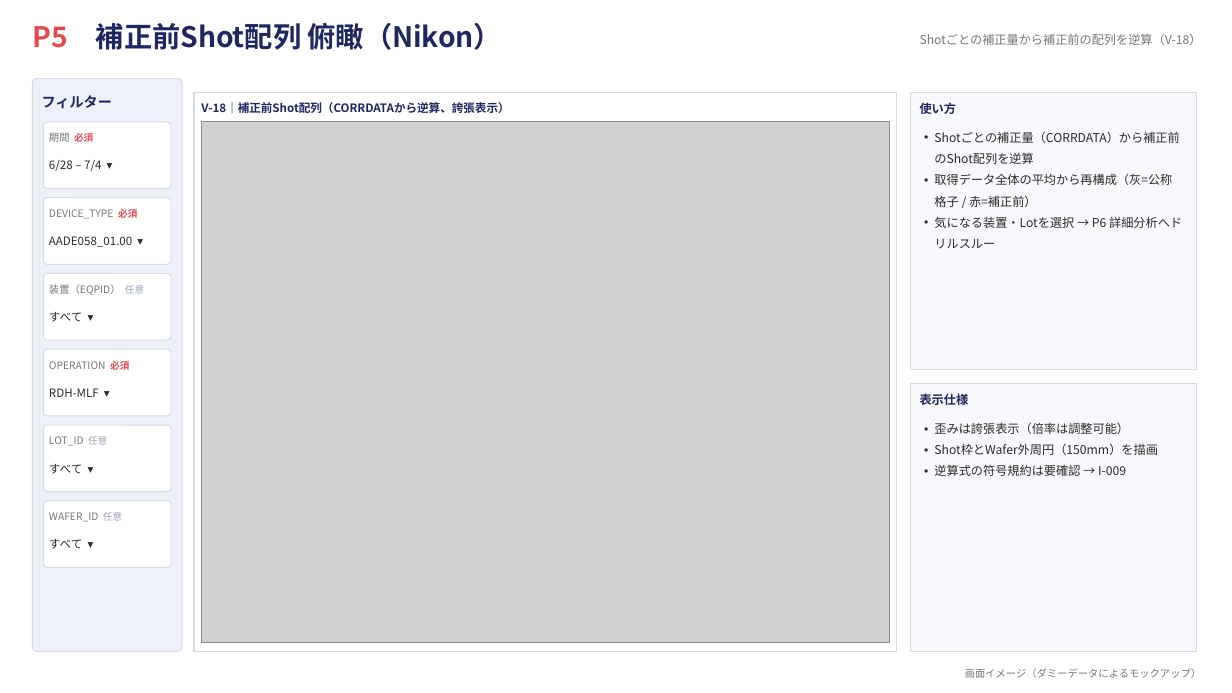
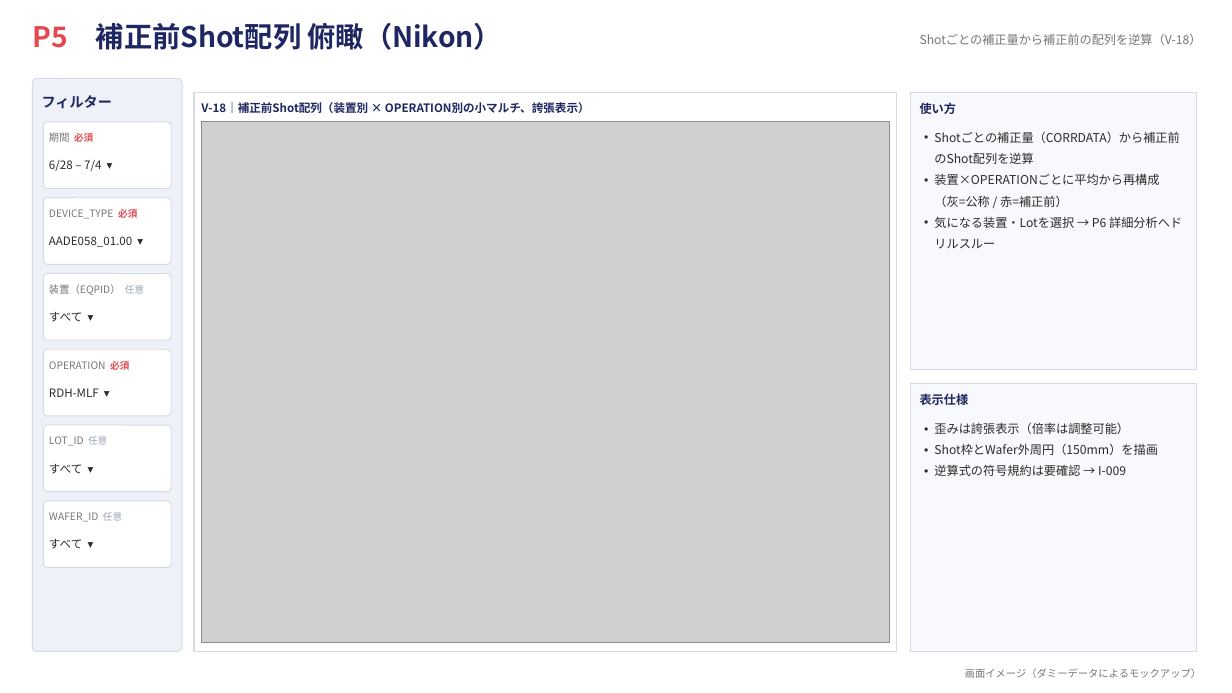
Before and after one commit to rsakamoto-0824/PowerBI_LithoBooster_DashBoard, a slide deck: slide 6 of dashboard_mockup.pptx. Drawn at 1232x693 pixels with LibreOffice and Linux fonts; fonts in the diff are those of the drawing; grey boxes stand for pictures. Boxes give left, top, right and bottom in pixels: in the first picture for what was removed or moved away, otherwise in the second. Text is boxed around its words. In the diff, an @@ line names an element or a change of style, - is before the commit and + after.

```diff
--- a/dashboard_mockup.pptx
+++ b/dashboard_mockup.pptx
@@ text at (201, 102, 590, 113): text changed @@
-V-18｜補正前Shot配列（CORRDATAから逆算、誇張表示）
+V-18｜補正前Shot配列（装置別 × OPERATION別の小マルチ、誇張表示）
@@ text at (934, 173, 1159, 207): text changed @@
-• 取得データ全体の平均から再構成（灰=公称格子 / 赤=補正前）
+• 装置×OPERATIONごとに平均から再構成（灰=公称 / 赤=補正前）
```
Also in this commit, not shown: 3 other slides changed, 1 other file.
